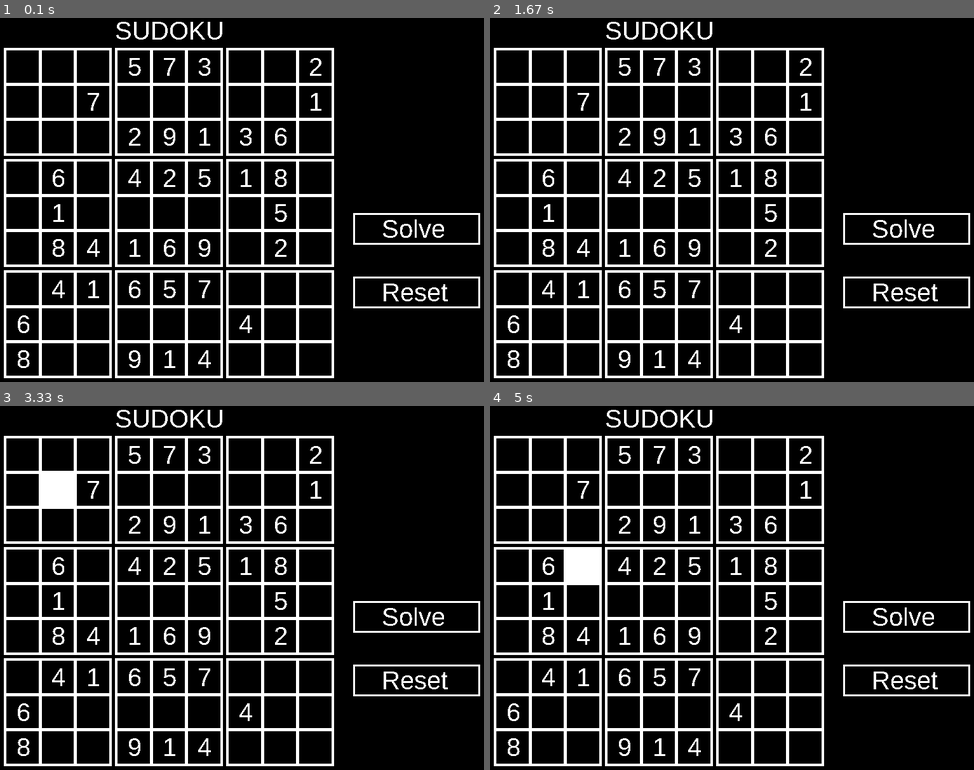
Above: before the commit, frames 1-4 (two rows, left to right).
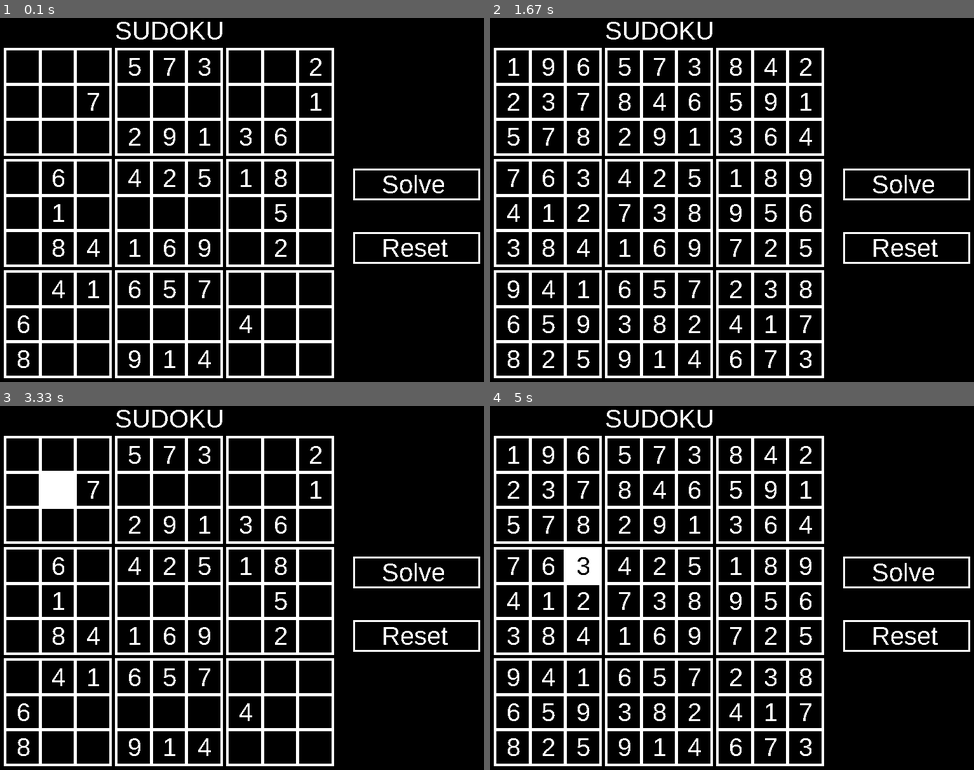
Above: after the commit, the same moments.

Repository: GarnierLenny/Pydoku
Game: pygame game, started from gui.py
Two runs of this game, one before a commit and one after it. Both use one fixed random seed, a clock stepped at 60 frames per second and the inputs below.
Inputs (mouse positions are in pixels of both pictures, inside the frame that each line leads up to):
- Up to frame 1 (0.1 s): no input
- Up to frame 2 (1.67 s): click (896, 189) at 0.38 s; click (736, 225) at 0.72 s; click (577, 141) at 1.05 s; click (920, 334) at 1.38 s
- Up to frame 3 (3.33 s): click (256, 460) at 1.72 s; click (222, 686) at 2.05 s; click (377, 646) at 2.38 s; click (174, 507) at 2.72 s; click (53, 504) at 3.05 s
- Up to frame 4 (5 s): click (891, 580) at 3.38 s; click (843, 522) at 3.72 s; click (586, 515) at 4.05 s; click (756, 573) at 4.38 s; click (586, 566) at 4.72 s

The runs differ from the first frame. In frame 1, 2.0% of the frame differs, in the area x 72-100%, y 41-80%; in frame 2, 4.2%, in the area x 3-100%, y 10-97%; in frame 3, 2.0%; in frame 4, 4.2%.

Commit message:
fix - solve now first resets the board

Diff:
--- a/gui.py
+++ b/gui.py
@@ -94,10 +94,14 @@
       if board_reference[i][j] == 0:
         board[i][j] = 0
 
+def solve():
+  reset()
+  rec(board, 0, 0)
+
 def print_square(board, square_x, square_y, x, y):
 
-  button((570, 320), (200, 50), 'Solve', (45, 2), lambda: rec(board, 0, 0), 3)
-  button((570, 420), (200, 50), 'Reset', (45, 2), reset, 3)
+  button((570, 250), (200, 50), 'Solve', (45, 2), solve, 3)
+  button((570, 350), (200, 50), 'Reset', (45, 2), reset, 3)
 
   screen.blit(my_font.render('SUDOKU', False, (255, 255, 255)), (195, 10))
   for i in range(3):
